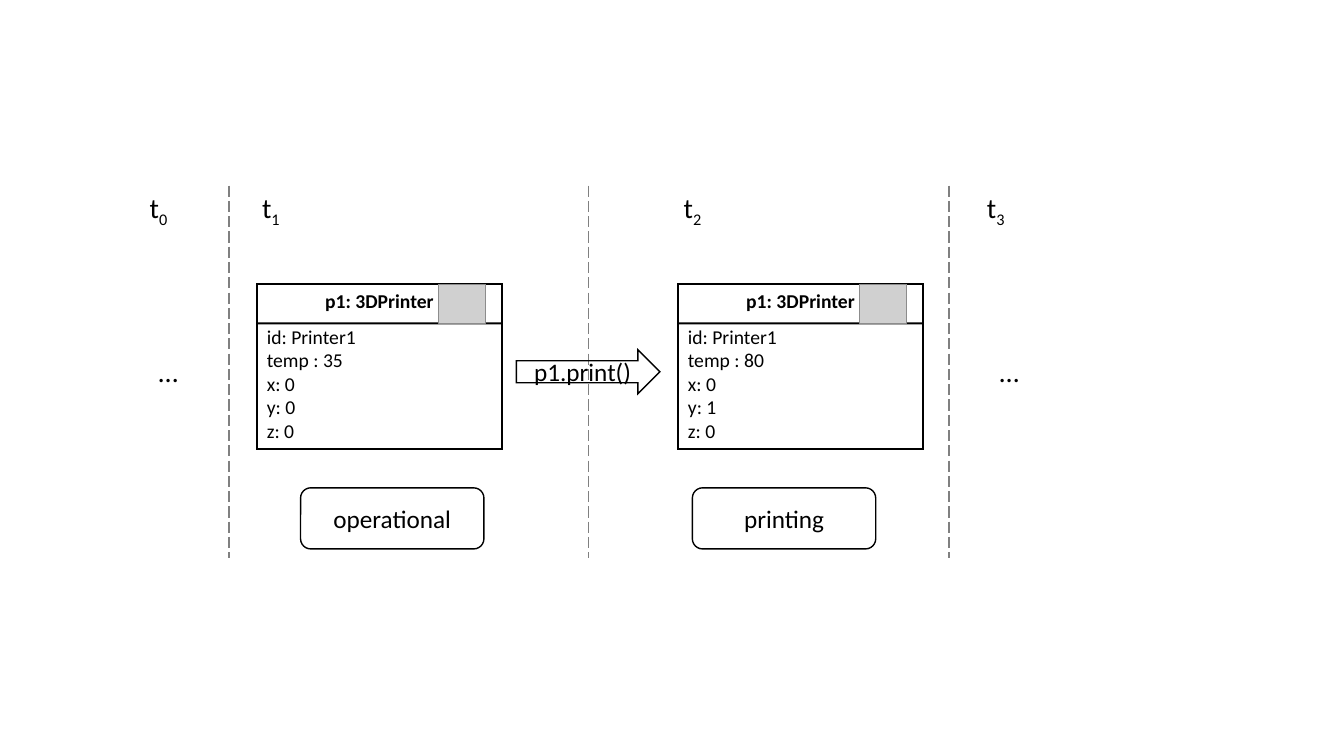
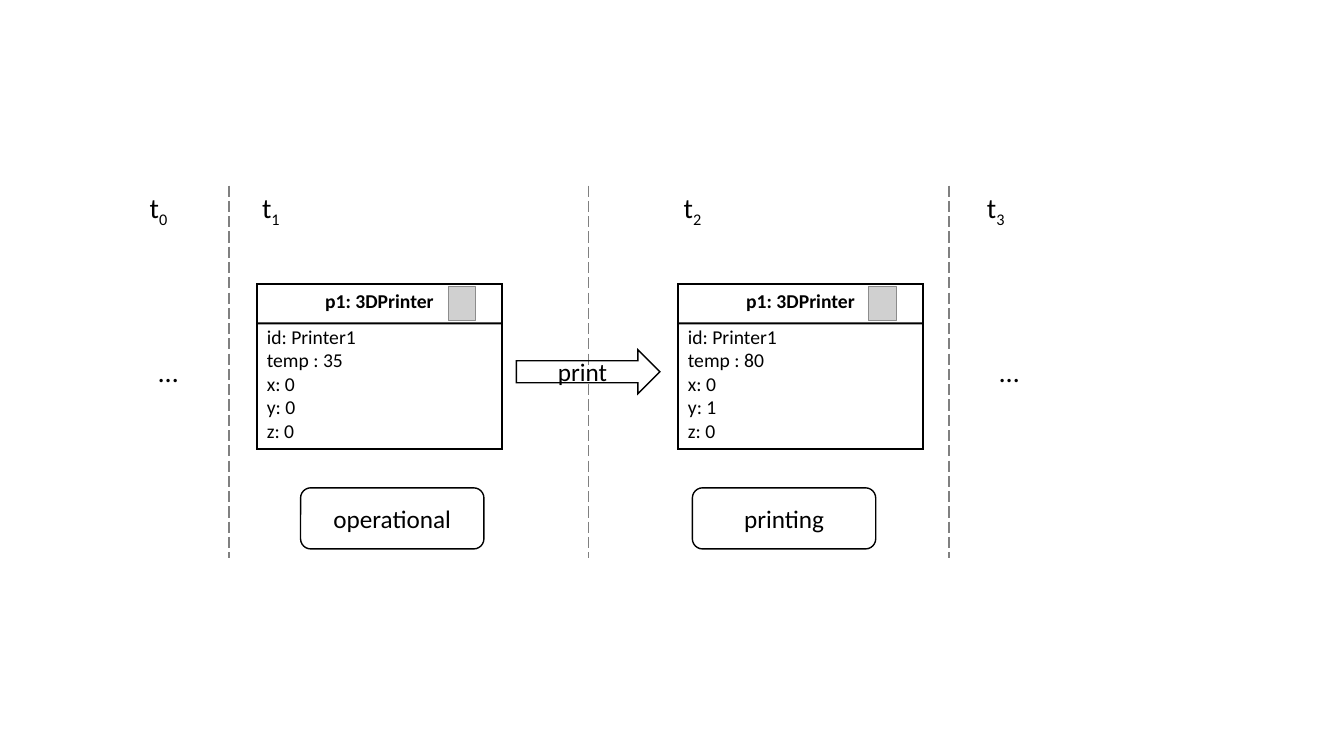
Before and after one commit to cdl-mint/at-journal, a slide deck: slide 8 of figures/2022_AT_Figures.pptx (slide 7 before the commit). Drawn at 1344x756 pixels with LibreOffice and Linux fonts; fonts in the diff are those of the drawing; grey boxes stand for pictures. Boxes give left, top, right and bottom in pixels: in the first picture for what was removed or moved away, otherwise in the second. Text is boxed around its words. In the diff, an @@ line names an element or a change of style, - is before the commit and + after.

```diff
--- a/figures/2022_AT_Figures.pptx
+++ b/figures/2022_AT_Figures.pptx
@@ picture removed at (439, 284, 486, 324) @@
@@ picture added at (449, 287, 476, 321) @@
@@ picture removed at (860, 284, 907, 324) @@
@@ picture added at (869, 287, 896, 321) @@
@@ text in right arrow at (558, 361, 607, 388): text changed @@
-p1.print()
+print
```
Also in this commit, not shown: 2 other slides changed, 2 slides added, 1 other file.
